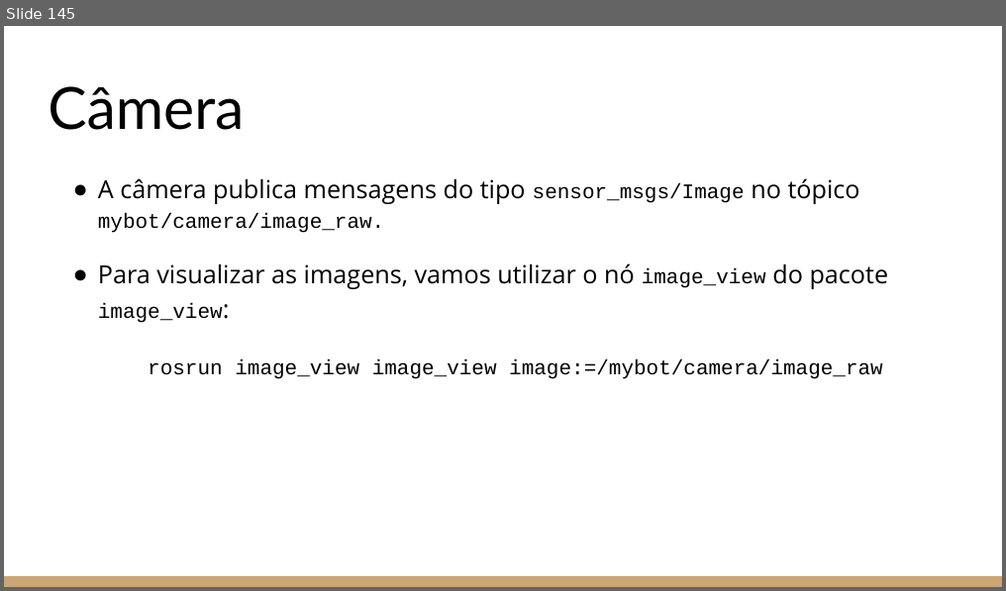
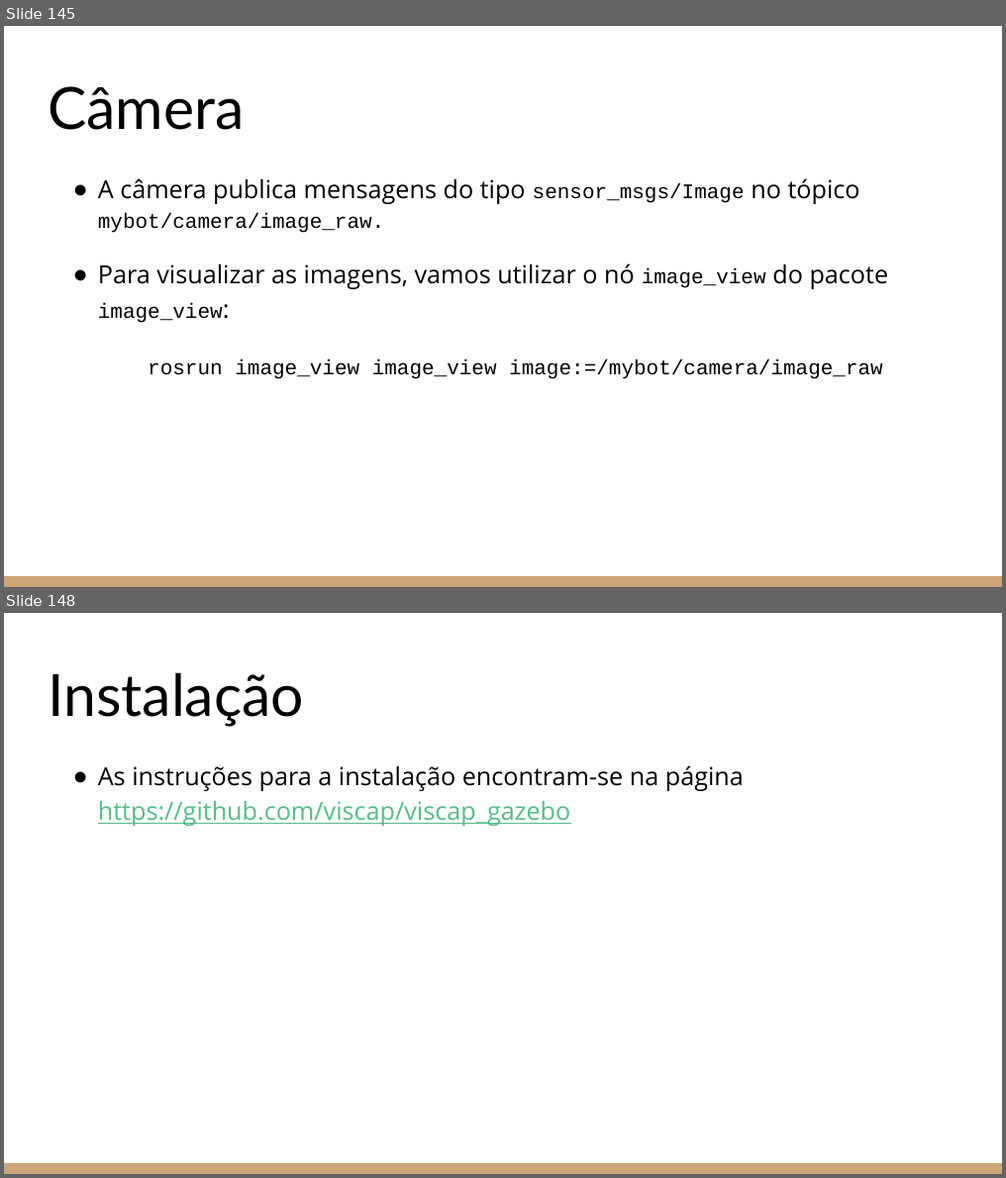
Before and after one commit to Leledj/ros_e_gazebo, a slide deck: Introdução ao ROS e ao Gazebo.pptx. Shown one above the other, each under a label of ours: slide 145 before the commit, slides 145 and 148 after it; the slides between them are not shown. The pictures are 1006x591 and 1006x1178 pixels, drawn with LibreOffice and Linux fonts; fonts in the diff are those of the drawing. Boxes give left, top, right and bottom in pixels: in the first picture for what was removed or moved away, otherwise in the second. Text is boxed around its words. In the diff, an @@ line names an element or a change of style, - is before the commit and + after.

```diff
--- a/Introdução ao ROS e ao Gazebo.pptx
+++ b/Introdução ao ROS e ao Gazebo.pptx
@@ slide 148 added at (x1=4, y1=613, x2=1002, y2=1174), background #FFFFFF; not listed: 1 template element that a slide beside it also shows @@
@@ title added at (x1=48, y1=672, x2=303, y2=727), 42 pt, text #000000 @@
+Instalação
@@ text added at (x1=98, y1=765, x2=744, y2=826), 18 pt, text #000000 @@
+● As instruções para a instalação encontram-se na página https://github.com/viscap/viscap_gazebo
```
Also in this commit, not shown: 48 other slides added, 2 other files.
